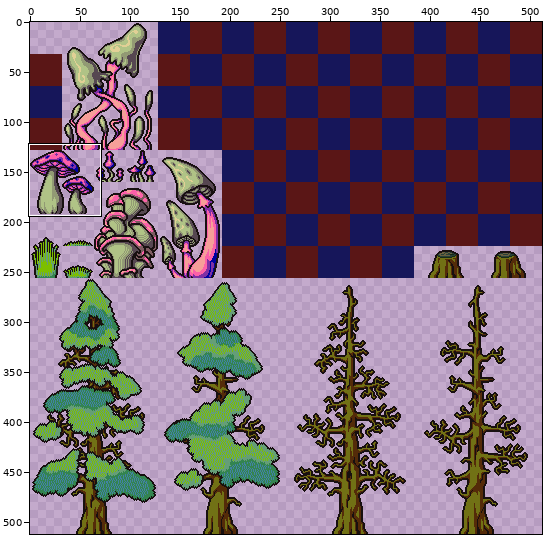
Sprite sheet, stored at ENTROPY/Graphics/Tilesets/Wilderness4.png. The first picture is a wide view before the edit; the outline marks the close-up.
Close-up. The starting point:
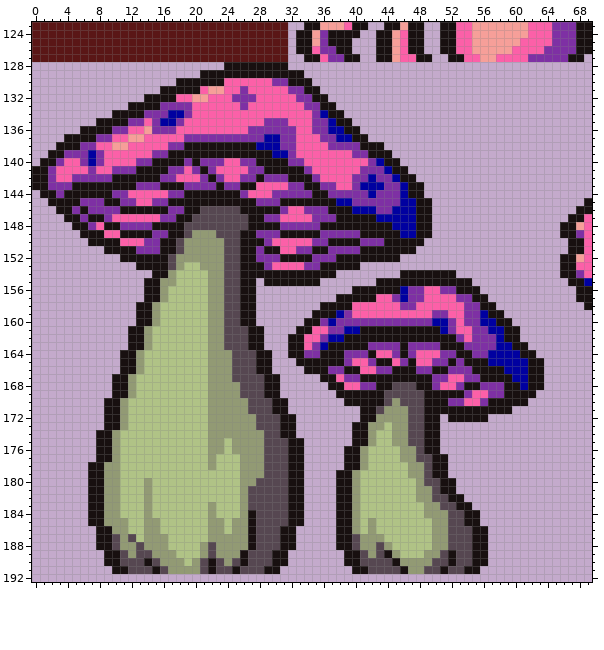
The file is 512x512 pixels. Shown: x 0..69, y 123..192. The commit also changed other parts of the picture, which this record leaves out.
The result:
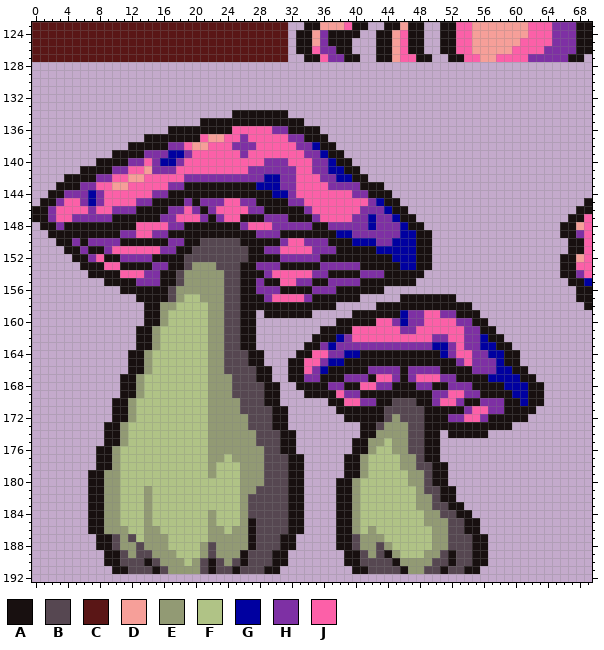
Palette (. is transparent): A #181010  B #564751  C #5a1616  D #f69f99  E #929a74  F #b0c386  G #0000a0  H #7e30a4  J #fc60a8
Difference:
y 128: x 24..31 AAAAAAAA -> ........
y 129: x 21..33 AAAAAAAAAAAAA -> .............
y 130: x 18..34 AAAAAAJJJJJJHHAAA -> .................
y 131: x 16..35 AAAAAJDDJJHJJJJJHHAA -> ....................
y 132: x 14..36 AAAAJJDDJJJHHHJJJJJHHAA -> .......................
y 133: x 12..37 AAAAHHHHJJJJJJHJJJJJJJHHAA -> ..........................
y 134: x 10..38 AAAAHHHGGHJJJJJJJJJJJJJJJHGAA -> ...............AAAAAAA.......
y 135: x 8..39 AAAAHHJHGGHJJJJJJJJJJHHHJJJHHGAA -> .............AAAAAAAAAAAAA......
y 136: x 6..24 AAAAHHJJDHHHJJJJJJJ -> ...........AAAAAAAA; x 27..29 HHH -> JJJ; x 32..40 HJJHHGGAA -> AAAA.....
y 137: x 4..25 AAAAHHJJDDJJJJJHHHHHHH -> ..........AAAAAAAJDDJJ; x 27..31 HHGGH -> JJJJJ; x 33..41 JJJHHGGAA -> HAAA.....
y 138: x 3..16 AAAHHJJDDJJJJJ -> .........AAAAA; x 19..43 AAAAAAAAAGGGHHJJJJHHHHAAA -> JDDJJJHHHJJJJJHHGAA......
y 139: x 2..14 AAHHHGHJJJJJJ -> ........AAAAH; x 17..32 AAAAAAAAAAAAAGGH -> GGHJJJJJJHJJJJJJ; x 34..44 JJJJJJHHAAA -> HHGAA......
y 140: x 1..12 AAHJJHGHJJJJ -> .......AAAAH; x 14..23 HAAAAHAHHH -> JHGGHJJJJJ; x 26..33 HHAAAAHH -> JJJHHHJJ; x 35..45 JJJJJJJHGAA -> HHGAA......
y 141: x 0..9 AAHJJJJHJJ -> ......AAAA; x 12..16 HAAAA -> JJDHH; x 18 H -> J; x 20..22 HAH -> JJJ; x 29..46 AAAAAHJJJJJJHHHGAA -> HHHHJJHHGGAA......
y 142: x 0..7 AAHJJHHH -> ....AAAA; x 10..17 AAAAAAHH -> JJDDJJJJ; x 19..20 JJ -> HH; x 22 A -> H; x 24..25 JJ -> HH; x 28..30 AHH -> HGG; x 32..47 AAAHJJJJHHGHHGAA -> HJJJHHGGAA......
y 143: x 0..4 AAHHH -> ...AA; x 6..22 AAAAAAAHHHAAAHHHH -> HHJJDDJJJJJHHAAAA; x 24..25 HH -> AA; x 28..31 JJJJ -> GGGH; x 33..36 HAAH -> JJJJ; x 38..39 JJ -> HH; x 41..48 GGGHHGAA -> AAA.....
y 144: x 1 A -> .; x 3..11 HAAAAAAHH -> AHHHGHJJJ; x 15..18 JJHH -> HHAA; x 26..31 HJJJHH -> AAAAGG; x 33..39 HHAAHHH -> JJJJJJJ; x 42..48 GHHHGAA -> AAA....
y 145: x 1 . -> A; x 3..5 AAA -> HJJ; x 7 H -> G; x 9..16 AAHHJJHH -> JJJJHHAA; x 19 A -> H; x 21..30 AAAAAAAHHH -> HHHJJHHAAA; x 32..41 AAAAAAGGHH -> HHJJJJJJJJ; x 43..49 HHHGGAA -> GAA....
y 146: x 0..6 ...AAHA -> AAHJJJJ; x 8..9 HH -> JJ; x 11..12 AA -> HH; x 19..28 AABBBBBAAA -> JHAHJJJJHH; x 31..33 HJJ -> AAA; x 35..42 HHAAAGGG -> JJJJJJHH; x 44..49 HGGGAA -> GAA...
y 147: x 0..5 ....AA -> AAHJJH; x 7..8 AA -> HH; x 10..15 JJJJJJ -> AAAAAA; x 18..26 AABBBBBBB -> JJJHAHJJA; x 31..34 JJJJ -> HAAA; x 36..44 HHAAAAAGG -> JJJJHHGHH; x 46..49 GGAA -> AA..
y 148: x 1..4 .... -> AAHA; x 7..8 HJ -> AA; x 11..30 HHHHAAAABBBBBBBBAAAA -> AAJJJJHHAAAAAAAHJJJH; x 35 H -> A; x 37..45 AAAAAAAAG -> HHHHHGHHH; x 47 G -> A; x 49 A -> .
y 149: x 2..5 .... -> AAAA; x 9..14 JJAAAA -> AAHHJJ; x 19..25 BEEEBBB -> AAAAAAA; x 36..39 HHHH -> AAGG; x 41..45 AAAAA -> HHHHH
y 150: x 3..15 ....AAAAJJJHH -> AAHAHHHHAAAAA; x 17..23 ABEEEEE -> HHAABBB; x 29..31 HJJ -> AAH; x 34 J -> H; x 40..42 AHH -> GGG; x 44..47 AAAA -> HGGG; x 49 . -> A
y 151: x 4..23 .....AAAAHHHAABEEEEE -> AAHAAHJJJJJJHHAABBBB; x 26 A -> B; x 28..30 HAA -> AHH; x 33..36 HHAA -> JJHH; x 38..40 HHH -> AAA; x 43..49 AAAAA.. -> GGGGGAA
y 152: x 5..14 ......AAAA -> AAHJAAHHHH; x 17..23 BEEEEEE -> AABBBBB; x 26 A -> B; x 28..34 HHHAAAA -> AAAHHHH; x 36..37 HH -> AA; x 45..49 A.... -> GGGAA
y 153: x 6..12 ....... -> AAAJJAA; x 15..20 AABEFF -> HHAABE; x 23 E -> B; x 28 A -> H; x 30..49 JJJJHHAAAAA......... -> HAAAAAHHHHHAAAAAGGAA
y 154: x 7..15 ........A -> AAAAJJJHH; x 17..21 EFFFF -> ABEEE; x 29..36 AAAAAAAA -> HJJJJJHH; x 38..45 ........ -> AAAHHHAA; x 49..52 AAAA -> ....
y 155: x 9..21 .....AAEEFFFF -> AAAAHHHAABEEE; x 28 . -> H; x 31..34 AAAA -> JJHH; x 36..42 ....... -> AHHHHAA; x 48..54 AAAAAAA -> .......
y 156: x 11..13 ... -> AAA; x 16..21 EFFFFF -> ABEEEE; x 28..39 ............ -> HHHAAAAHHHAA; x 44..55 AAGHHJJHHAAA -> ............
y 157: x 13 . -> A; x 16..18 EFF -> ABE; x 21 F -> E; x 28..37 .......... -> AHJJJJHAAA; x 41..56 AAJJHGHHJJJJHHAA -> .....AAAAAAA....
y 158: x 13 A -> .; x 15..17 EFF -> AEE; x 28..35 ........ -> AAAAAAAA; x 38..57 AAJJJJJJHHJJJJJJHHAA -> .....AAAAAAAAAAAA...
y 159: x 13 A -> .; x 15..16 EF -> AE; x 29..48 ......AAAGHJJJJJJJJJ -> AAAAAA.....AAAAAAGHH; x 50 H -> J; x 52..58 JJHHGAA -> HAAA...
y 160: x 13 A -> .; x 15..16 EF -> AE; x 34..44 AAHGHHHHHHH -> ....AAAAAJJ; x 46 H -> G; x 49..53 HGGHJ -> JJJJH; x 55..59 HGGAA -> AA...
y 161: x 12 A -> .; x 14..15 EF -> AE; x 26 B -> A; x 28 A -> .; x 33..52 AAJJHHGGAAAAAAAAAAGH -> ...AAAAJJJJJJHHJJJJJ; x 54 J -> H; x 56..60 HGGAA -> AA...
y 162: x 12 A -> .; x 14..15 EF -> AE; x 26 B -> A; x 28 A -> .; x 32..37 AAJJHG -> ...AAA; x 39..54 AAAAAAAAAAAAAAHJ -> HJJJJJJJJJJHHJJH; x 56..60 HHGAA -> GAA..
y 163: x 12 A -> .; x 14..15 EF -> AE; x 26 B -> A; x 28 A -> .; x 32..41 AAJHGAAAAA -> ..AAHGHHHH; x 46 A -> H; x 50..53 HAAA -> GGHJ; x 56..61 HHGGAA -> GGAA..
y 164: x 11 A -> .; x 13..14 EF -> AE; x 24 E -> B; x 27 B -> A; x 29 A -> .; x 32 A -> .; x 34..41 HHAAAHHH -> AJJHHGGA; x 43..45 JJH -> AAA; x 47..51 HJJJH -> AAAAG; x 53..54 AA -> JJ; x 59..62 GGAA -> AA..
y 165: x 11 A -> .; x 13..14 EF -> AE; x 24 E -> B; x 27 B -> A; x 29 A -> .; x 32 . -> A; x 34..42 AAAAAHJJH -> JJHGGAAAA; x 45..46 JH -> AA; x 48..51 JJHH -> AAAA; x 54..57 AAAG -> JHHH; x 59..63 GGGAA -> AA...
y 166: x 11 A -> .; x 13..14 EF -> AE; x 24 E -> B; x 32..38 ..AAAHH -> AAJHGAA; x 41..42 JJ -> AH; x 45 A -> H; x 47 A -> H; x 50 A -> H; x 52..58 HHHAAAA -> AAAHHHG; x 60..63 GGAA -> AA..
y 167: x 10 A -> .; x 12..13 EF -> AE; x 28 B -> A; x 30 A -> .; x 32..35 .... -> AAHH; x 38 J -> A; x 41 A -> H; x 43..45 AAA -> JJH; x 47..50 AAAH -> HJJJ; x 52..55 JJHH -> HAAA; x 57..59 AAA -> GGG; x 61 G -> A; x 63 A -> .
y 168: x 10 A -> .; x 12..13 EF -> AE; x 25 E -> B; x 33..52 ....AAJJHHAABBBAAHJJ -> AAAAHHAAJJHHAAAHHAAH; x 54 A -> H; x 56..60 HHHAA -> AAAGG
y 169: x 10 A -> .; x 12..13 EF -> AE; x 25 E -> B; x 34..40 ....AAA -> AAAAJHH; x 44..48 BBBBB -> AAAAA; x 50..53 AAAA -> HHJJ; x 55..58 JJHH -> HAAA; x 60..61 AA -> GG; x 63 . -> A
y 170: x 9 A -> .; x 11..12 EF -> AE; x 26 E -> B; x 29 B -> A; x 31 A -> .; x 37..42 ..AAAA -> AAJJHH; x 44..45 BE -> AB; x 48 B -> A; x 50..52 AAH -> HJJ; x 54..55 JJ -> AA; x 57..58 AA -> HH; x 61..63 A.. -> GAA
y 171: x 9 A -> .; x 11..12 EF -> AE; x 26 E -> B; x 38..40 ... -> AAA; x 43..46 BEEE -> ABBB; x 54..58 AAAAA -> HJJHH; x 60..62 ... -> AAA
y 172: x 9 A -> .; x 11..12 EF -> AE; x 27 E -> B; x 30 B -> A; x 32 A -> .; x 39..40 .. -> AA; x 43..44 EE -> AB; x 46 E -> B; x 51..61 .AAAAA..... -> AHHJJHAAAAA
y 173: x 27 E -> B; x 30 B -> A; x 32 A -> .; x 40 A -> .; x 42..44 EEF -> ABE; x 51..59 ......... -> AAAAAAAAA
y 174: x 8 A -> .; x 10..11 EF -> AE; x 28 E -> B; x 40 A -> .; x 42..44 EFF -> AEE; x 52..56 ..... -> AAAAA
y 175: x 8 A -> .; x 10..11 EF -> AE; x 24 F -> E; x 28 E -> B; x 31 B -> A; x 33 A -> .; x 43 F -> E
y 176: x 24 F -> E; x 31 B -> A; x 33 A -> .; x 39 A -> .; x 41..42 EF -> AE; x 45 F -> E; x 47 E -> B
y 177: x 23 F -> E; x 25 F -> E; x 49 B -> A; x 51 A -> .
y 178: x 7 A -> .; x 9 E -> A; x 46 F -> E; x 48 E -> B
y 179: x 22 F -> E; x 38 A -> .; x 40..41 EF -> AE
y 180: x 14 E -> F; x 28 B -> E; x 47 F -> E; x 50 B -> A; x 52 A -> .
y 181: x 27 B -> E; x 49 E -> B
y 182: x 51 B -> A; x 53 A -> .
y 183: x 22 E -> F; x 48 F -> E; x 50 E -> B; x 52 B -> A; x 54 A -> .
y 184: x 27 A -> B; x 51 E -> B; x 53 B -> A; x 55 A -> .
y 185: x 11 E -> F; x 15 E -> F; x 23 E -> F; x 25 E -> F; x 42 E -> F; x 49 F -> E
y 186: x 7 . -> A; x 9 A -> E; x 31 A -> B; x 33 . -> A; x 54 B -> A; x 56 A -> .
